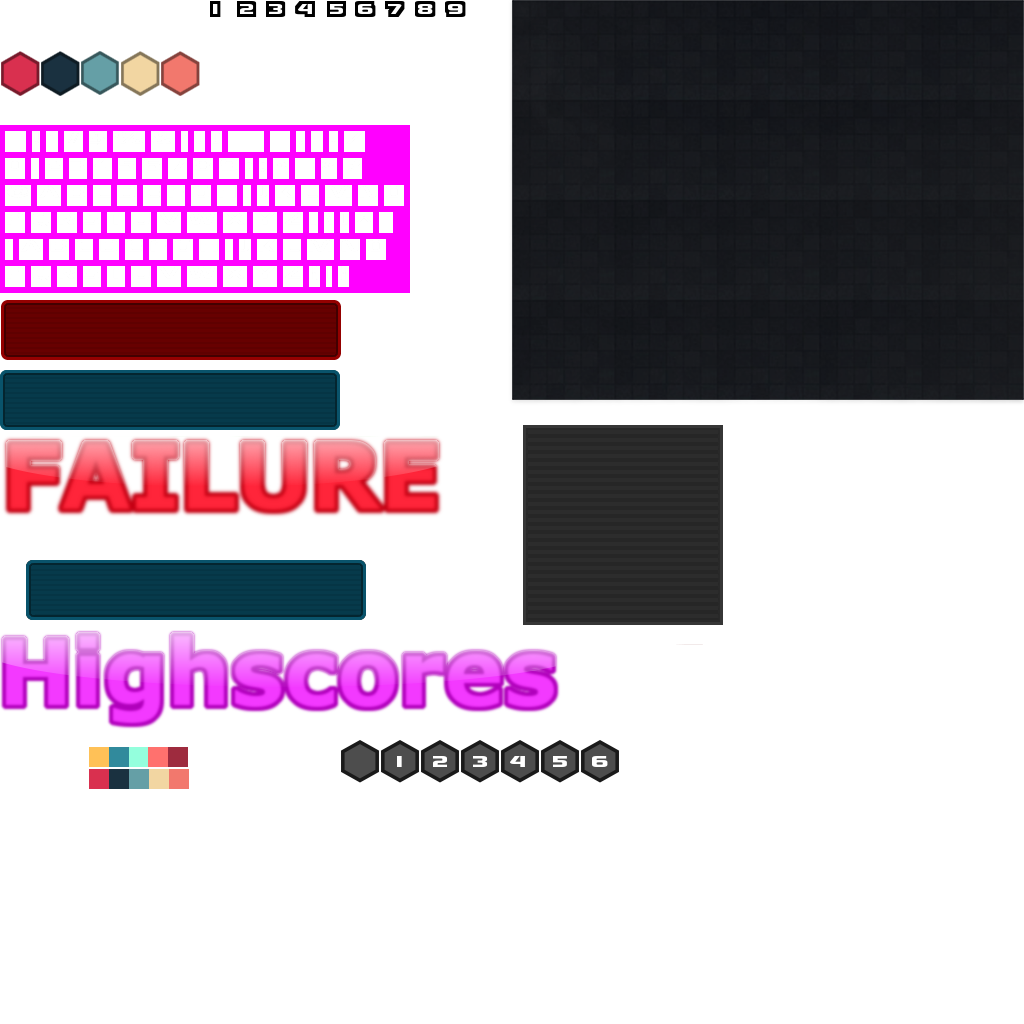
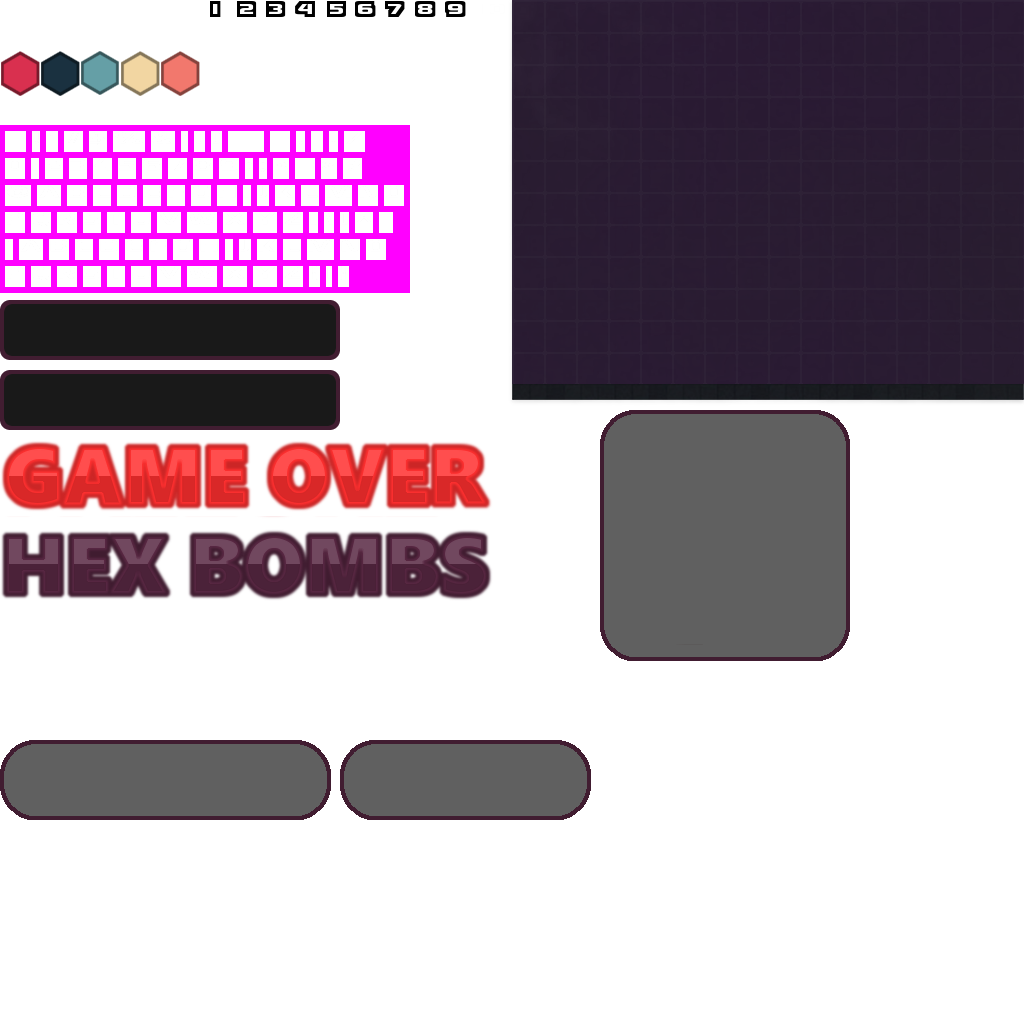
The second 1024px x 1024px image is a revision of the first. Changes to its layers:
painted on "Ebene #1" over (512, 0, 1024, 625)
painted on "Ebene #7" over (0, 289, 850, 820)
